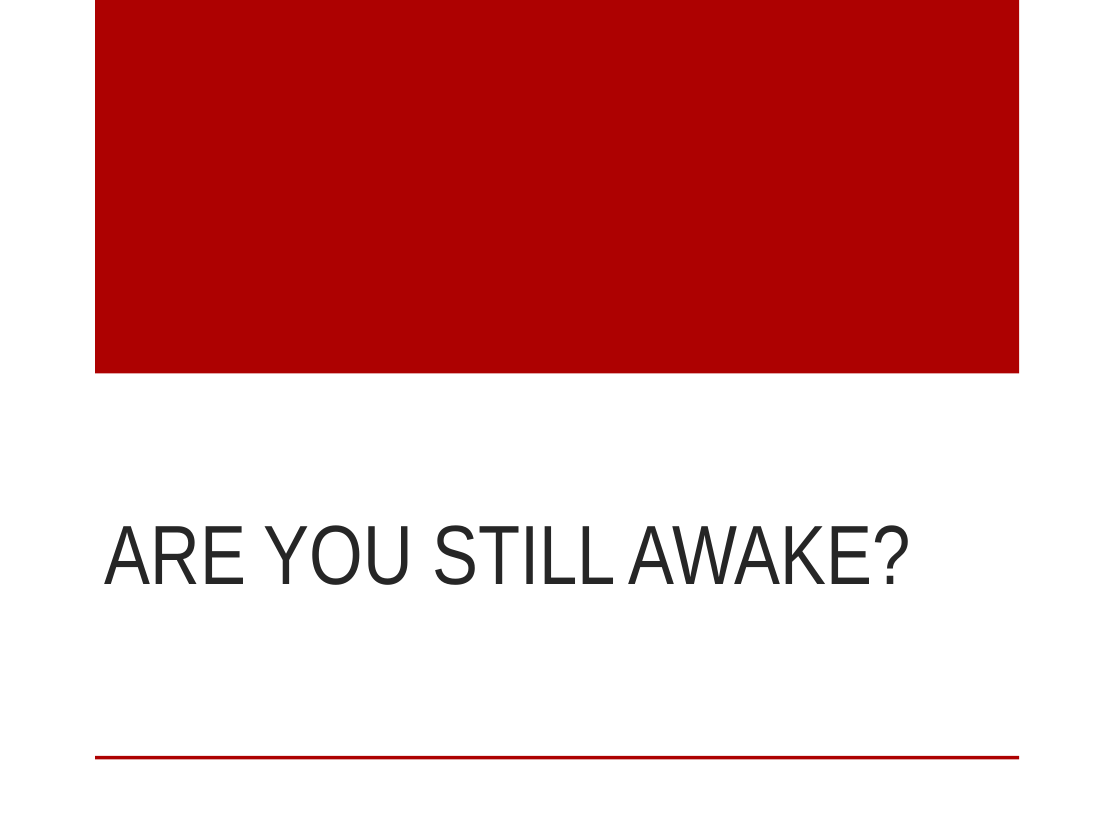
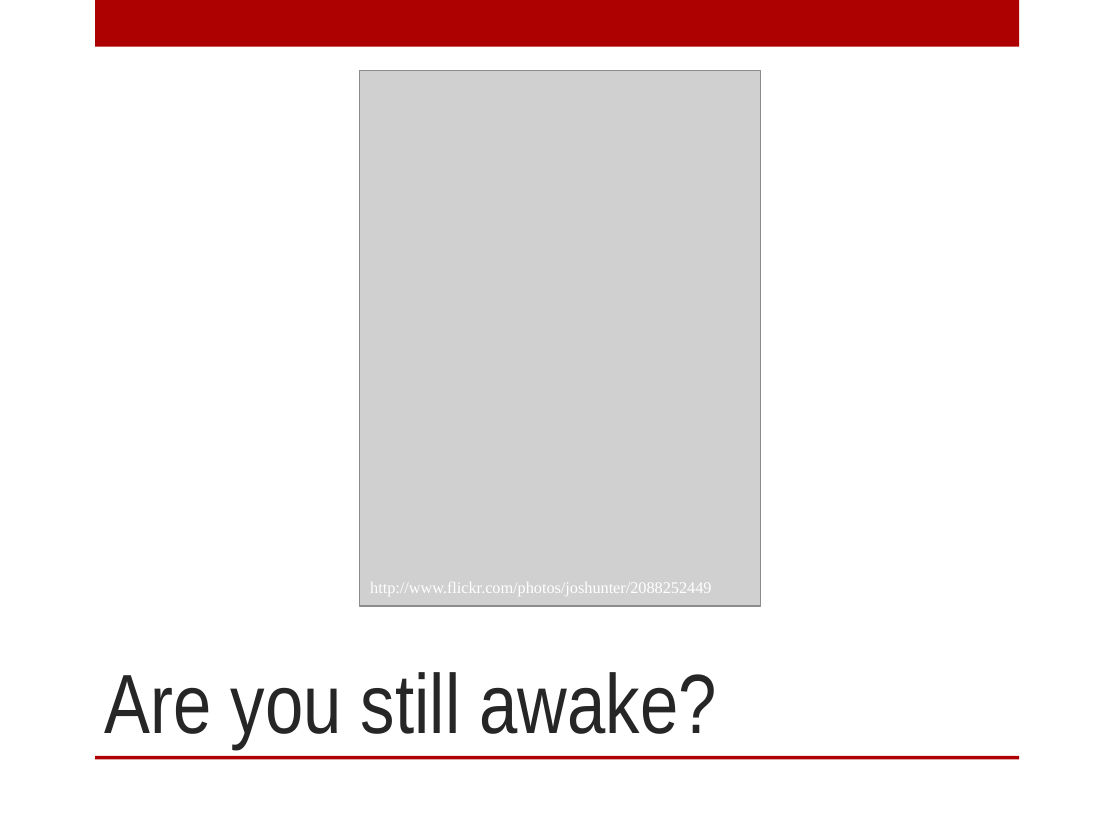
Before and after one commit to digitalBush/nosql-smackdown-talk, a slide deck: slide 57 of nosql-smackdown.pptx. Drawn at 1120x840 pixels with LibreOffice and Linux fonts; fonts in the diff are those of the drawing; grey boxes stand for pictures. Boxes give left, top, right and bottom in pixels: in the first picture for what was removed or moved away, otherwise in the second. Text is boxed around its words. In the diff, an @@ line names an element or a change of style, - is before the commit and + after.

```diff
--- a/nosql-smackdown.pptx
+++ b/nosql-smackdown.pptx
@@ rectangle: place and size @@
-rectangle at (95, 0, 1019, 373)
+rectangle at (95, 0, 1019, 47)
@@ picture added at (360, 71, 762, 606) @@
@@ text added at (370, 582, 711, 596), 10.5 pt, text #FFFFFF @@
+http://www.flickr.com/photos/joshunter/2088252449
@@ title at (105, 672, 717, 748): text changed @@
-ARE YOU STILL AWAKE?
+Are you still awake?
```
Also in this commit, not shown: 7 other slides changed, 1 slide added.
